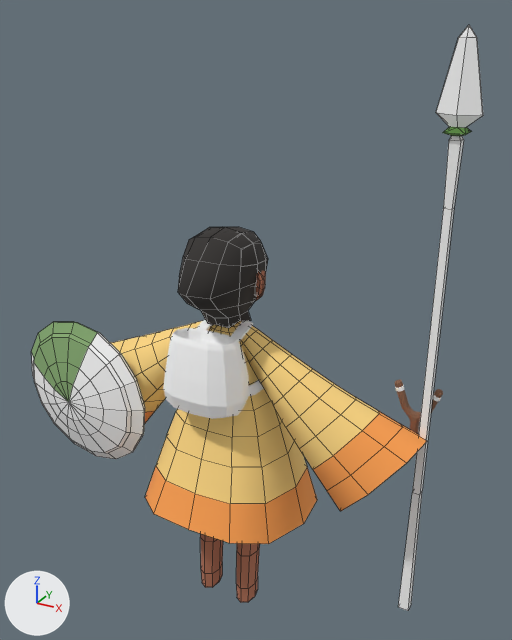
The FBX model IslandWish/IslandWishGame/Assets/Art/Animation/player.fbx, before and after one commit.
Camera for both pictures: a 50 mm lens placed at (1.479, -2.442, 2.749), pointed at (0.059, 0.139, 1.458). Every picture has the same lights, and +X, +Y and +Z are marked at lower left. Mesh edges are drawn as thin lines on the coarser meshes. Where no turn or scale is listed for an object, it has been applied to the vertices.

Objects in the first picture: 'backpack', 'bod', 'hair', 'legs', 'roundshield', 'sleeves', 'spear'.
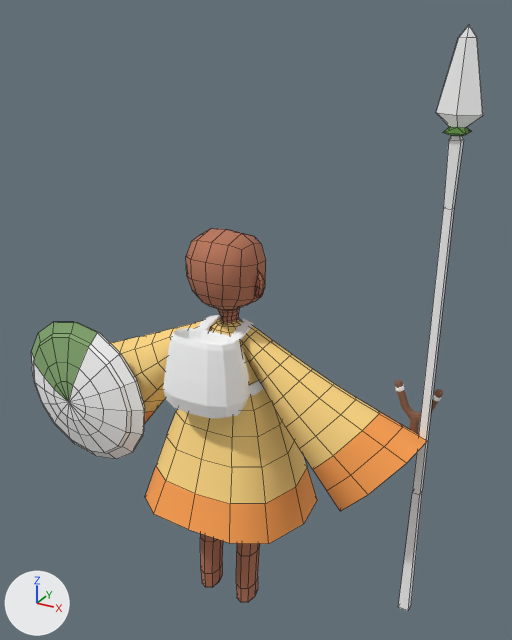
The newer file is also turned or shifted as a whole; pictures and numbers use the older file's frame.

Location of each change, [x1, y1, x2, y2] in pixels of the pictures (512 x 640 px):
'hair', deleted (black): before [178, 227, 268, 328]

The change, as a diff of the scene's bpy script:
```diff
--- a/IslandWish/IslandWishGame/Assets/Art/Animation/player.fbx.py
+++ b/IslandWish/IslandWishGame/Assets/Art/Animation/player.fbx.py
@@ ob_hair @@
-ob_hair = bpy.data.objects.new('hair', me_cube_002)
-ob_hair.location = (-0.002, -0.064, 1.735)
```
